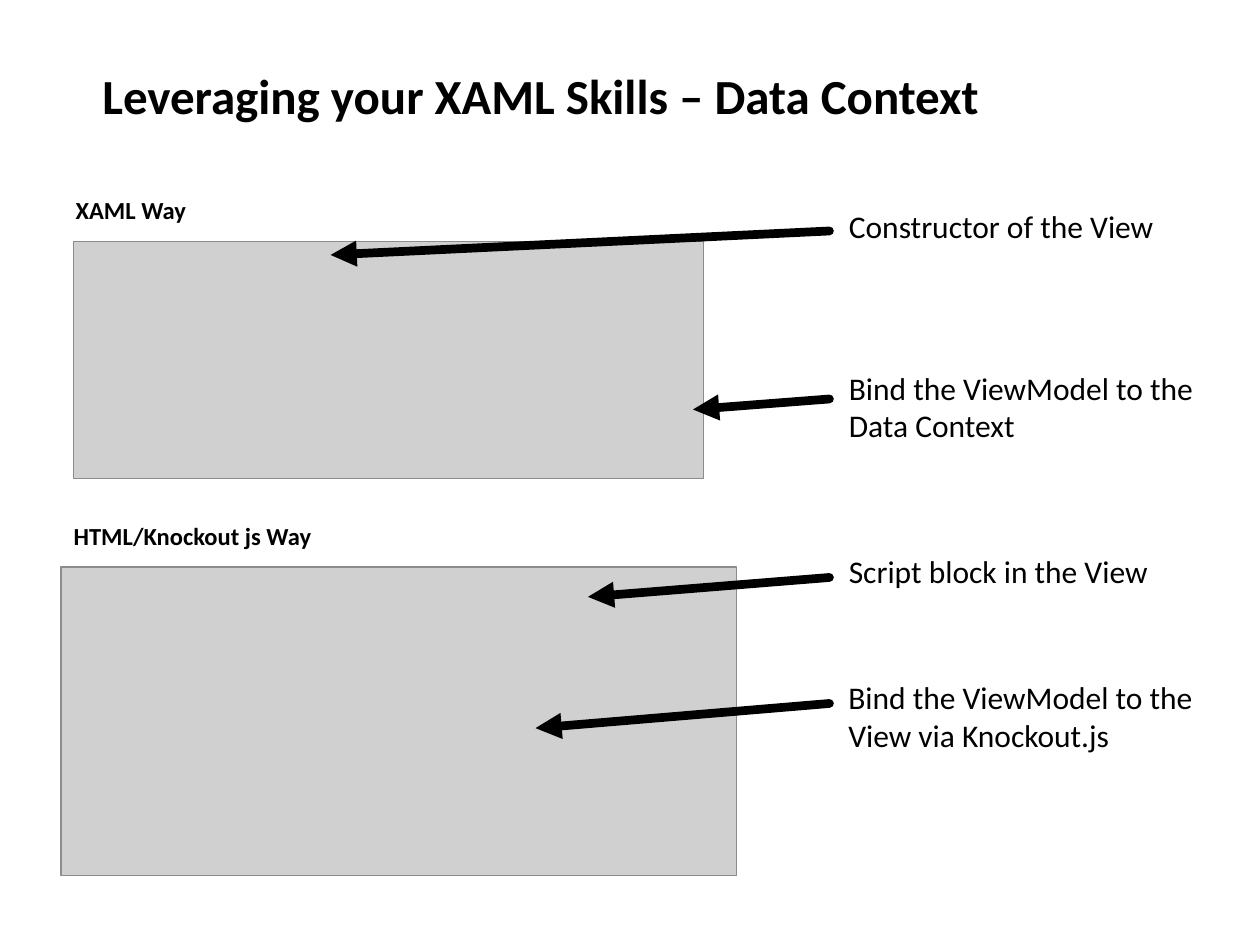
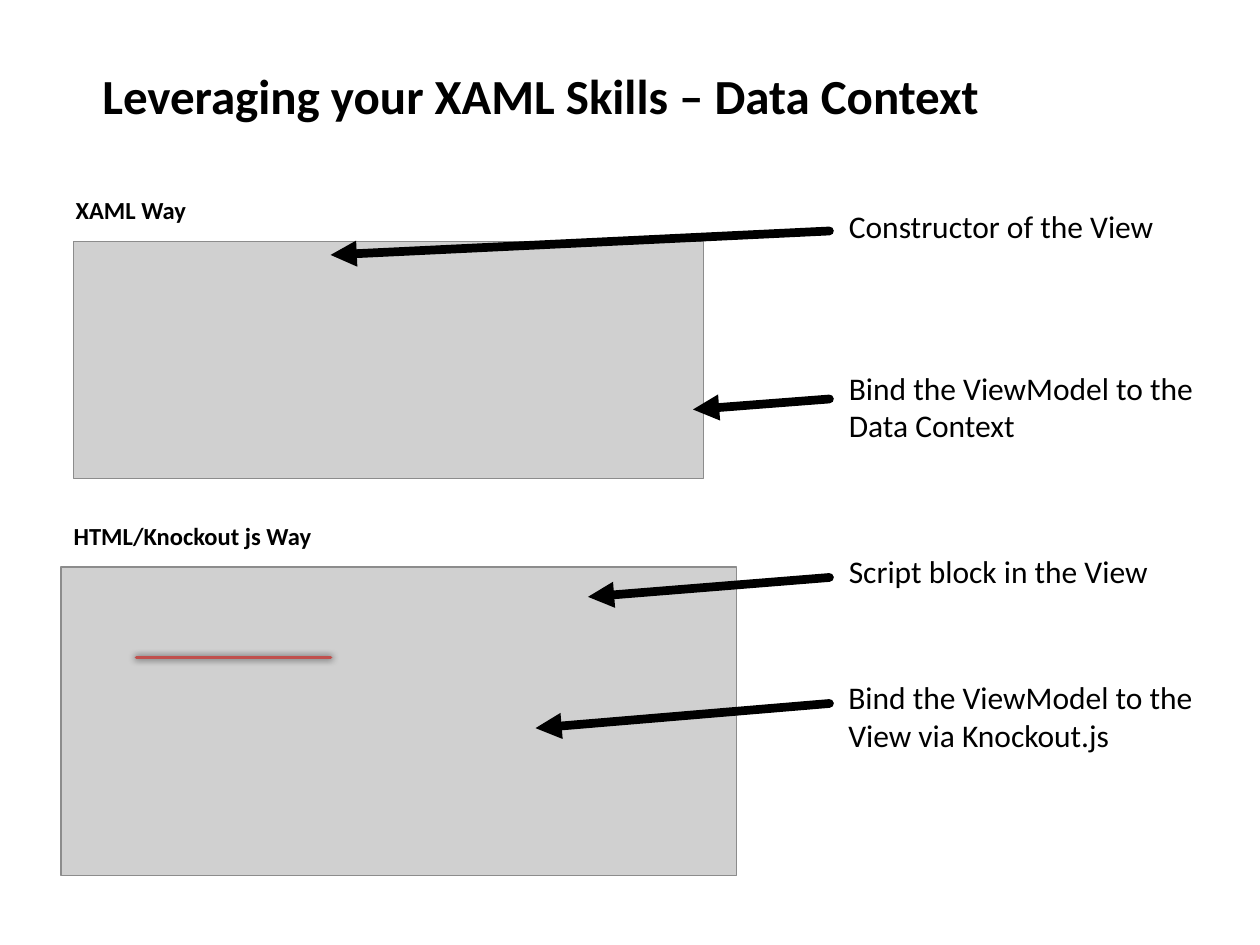
Before and after one commit to derikwhittaker/Pluarsight.XamlToHtml, a slide deck: slide 6 of Modules/01.GettingStarted/GettingStarted.Slides.pptx (slide 5 before the commit). Drawn at 1260x945 pixels with LibreOffice and Linux fonts; fonts in the diff are those of the drawing; grey boxes stand for pictures. Boxes give left, top, right and bottom in pixels: in the first picture for what was removed or moved away, otherwise in the second. Text is boxed around its words. In the diff, an @@ line names an element or a change of style, - is before the commit and + after.

Commit message:
Working on slides

```diff
--- a/Modules/01.GettingStarted/GettingStarted.Slides.pptx
+++ b/Modules/01.GettingStarted/GettingStarted.Slides.pptx
@@ line added from (136, 658) to (330, 658), #C0504D 2 pt @@
```
Also in this commit, not shown: 1 slide added, 1 other file.
